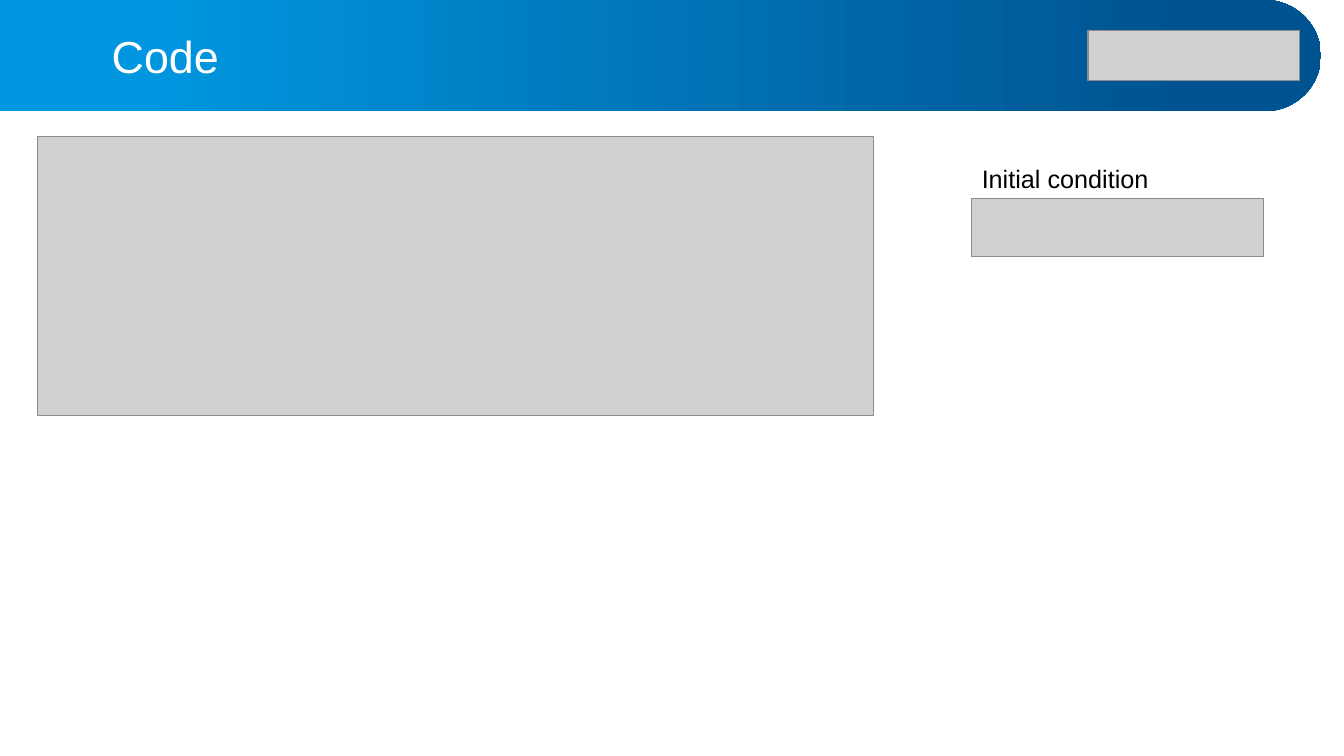
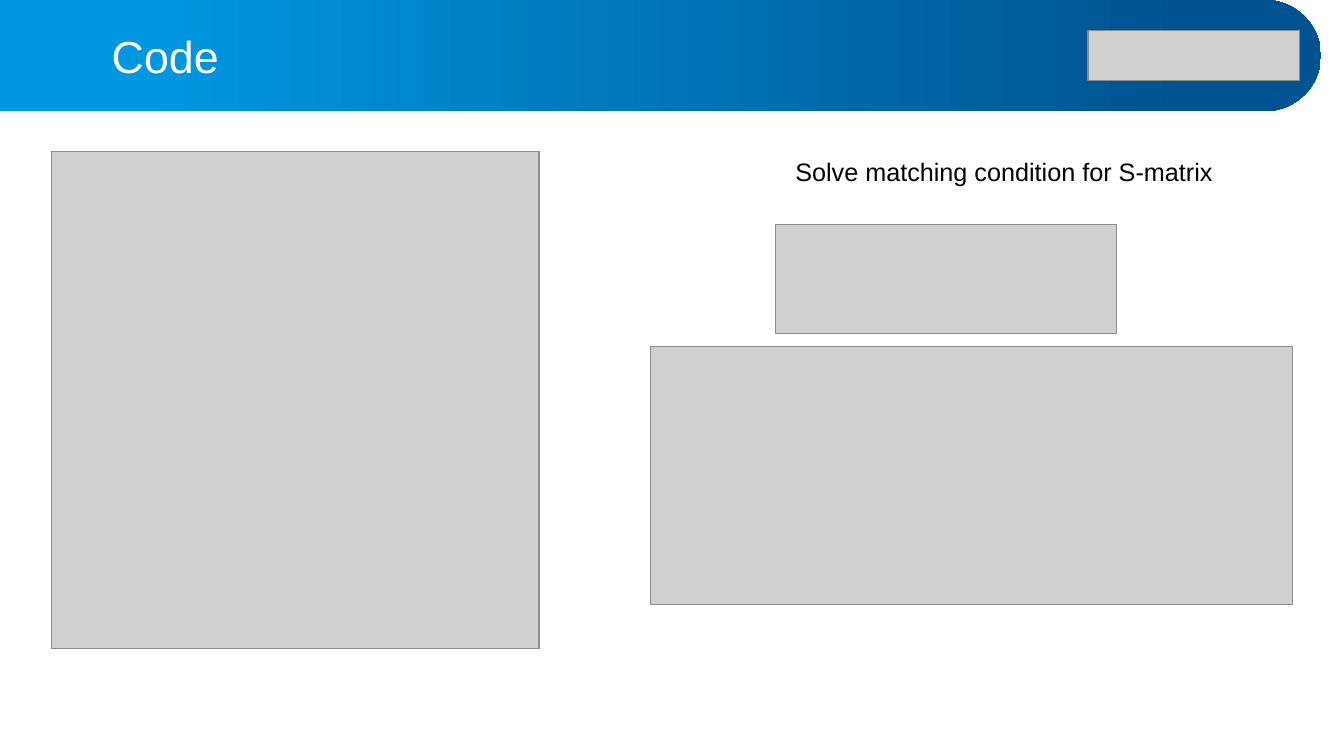
Before and after one commit to alphacentaury-github/NPSS2020, a slide deck: slide 32 of 20260331_연세대_수치양자역학강의.pptx (slide 29 before the commit). Drawn at 1344x756 pixels with LibreOffice and Linux fonts; fonts in the diff are those of the drawing; grey boxes stand for pictures. Boxes give left, top, right and bottom in pixels: in the first picture for what was removed or moved away, otherwise in the second. Text is boxed around its words. In the diff, an @@ line names an element or a change of style, - is before the commit and + after.

```diff
--- a/20260331_연세대_수치양자역학강의.pptx
+++ b/20260331_연세대_수치양자역학강의.pptx
@@ picture removed at bbox=[38, 137, 874, 415] @@
@@ picture added at bbox=[51, 151, 539, 648] @@
@@ text at bbox=[795, 162, 1213, 187]: text changed @@
-Initial condition
+Solve matching condition for S-matrix
@@ picture removed at bbox=[972, 199, 1264, 256] @@
@@ picture added at bbox=[775, 225, 1117, 334] @@
@@ picture added at bbox=[650, 347, 1294, 604] @@
```
Also in this commit, not shown: 5 other slides changed, 25 slides added, 2 slides removed, 2 other files.
